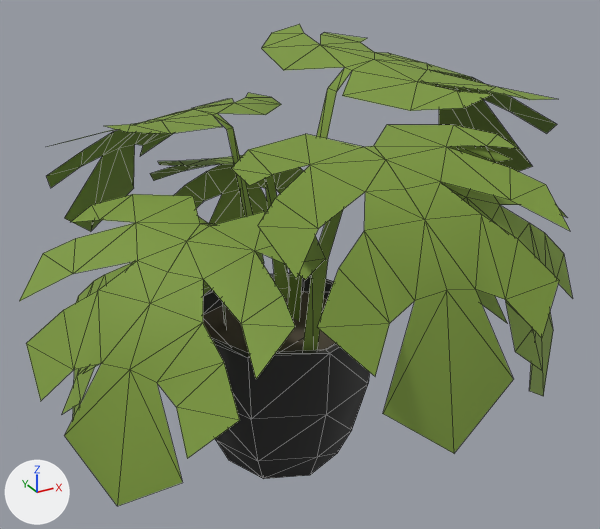
What one commit did to the glTF model styles/stick-man/assets/props/office/houseplant.glb.
Both versions are drawn from a 50 mm lens placed at (-0.377, -0.677, 0.558), pointed at (-0.004, 0.003, 0.219). Lighting does not change. The marker at lower left points along +X, +Y and +Z. The picture after the commit comes second. Mesh edges are drawn as thin lines.

Script lines for the objects in view, before the commit:
```python
mat_flat_s_0 = principled_material('flat_s_0')
mat_flat_s_0.base_color = (0.0284, 0.0284, 0.0284)  # black #2f2f2f
mat_flat_s_0.roughness = 0.75
me_prop = bpy.data.meshes.new('prop')
me_prop.from_pydata(...)  # 391 vertices, 449 faces; spans x -0.287..0.287, y -0.3..0.3, z 0.0..0.434
# faces by material slot: [86, 6, 357]
me_prop.materials.append(mat_flat_s_0)  # black #2f2f2f
me_prop.materials.append(mat_flat_s_1)  # brown #554b3c
me_prop.materials.append(mat_flat_s_2)  # green #7b983a
ob_houseplant = bpy.data.objects.new('houseplant', me_prop)
ob_houseplant.location = (0.0, 0.0, 0.0)
```
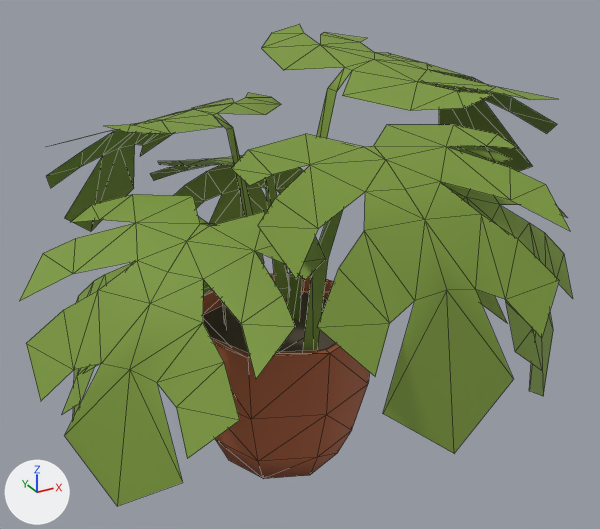
Location of each change, (x1, y1, x2, y2) in pixels of the pictures (600 x 529 px):
```json
{"object": "houseplant", "change": "recoloured", "before": [88, 121, 446, 479], "after": [88, 121, 446, 479], "on screen": "black to brown"}
```

Edits to the scene script, one JSON object a line:
```json
{"op": "set", "path": "mat_flat_s_0.base_color", "old": "(0.0284, 0.0284, 0.0284)", "new": "(0.434, 0.122, 0.0482)", "note": "black #2f2f2f -> brown #b0623e"}
```
